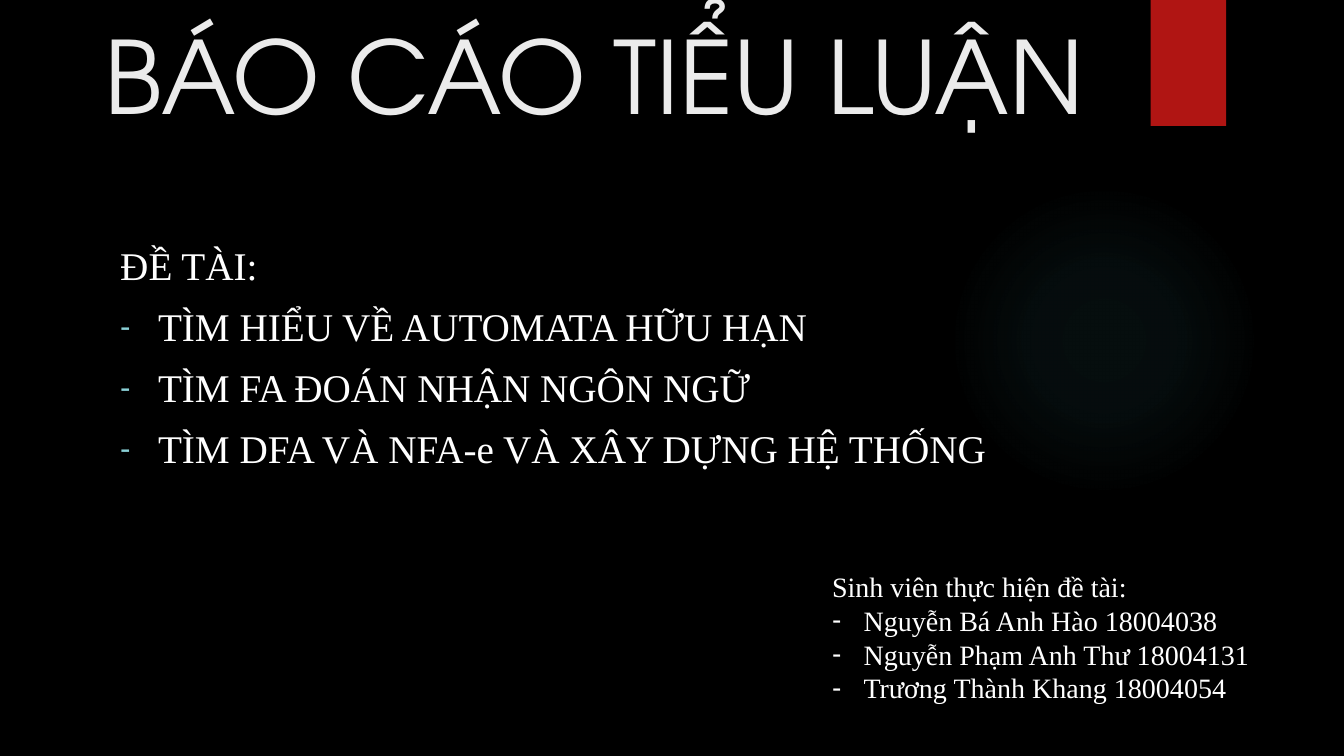
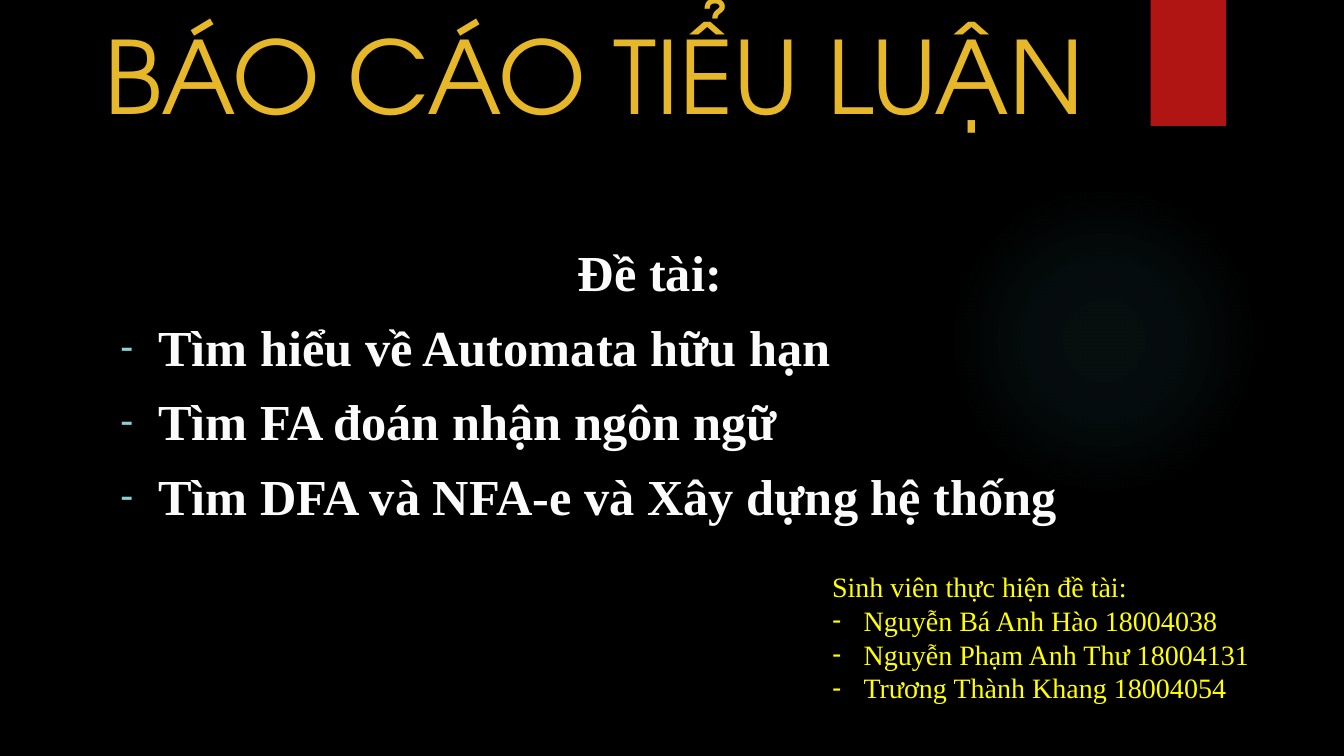
Before and after one commit to bahao113/TieuLuanNNHTvaTinhToan, a slide deck: slide 1 of bao cao.pptx. Drawn at 1344x756 pixels with LibreOffice and Linux fonts; fonts in the diff are those of the drawing; background and template pictures are left out. Boxes give left, top, right and bottom in pixels: in the first picture for what was removed or moved away, otherwise in the second. Text is boxed around its words. In the diff, an @@ line names an element or a change of style, - is before the commit and + after.

```diff
--- a/bao cao.pptx
+++ b/bao cao.pptx
@@ title "BÁO CÁO TIỂU LUẬN" at (x1=105, y1=10, x2=1084, y2=133): text colour #EBEBEB to #E6B729, letter outline none to #F0D47F 0 pt @@
@@ subtitle at (x1=158, y1=254, x2=1057, y2=525): text changed; size 28 to 36 pt; text colour #FFFFFF to pattern #EBEBEB on #FBFBFB; bold on @@
-ĐỀ TÀI:
-– TÌM HIỂU VỀ AUTOMATA HỮU HẠN
-– TÌM FA ĐOÁN NHẬN NGÔN NGỮ
-– TÌM DFA VÀ NFA-e VÀ XÂY DỰNG HỆ THỐNG
+Đề tài:
+– Tìm hiểu về Automata hữu hạn
+– Tìm FA đoán nhận ngôn ngữ
+– Tìm DFA và NFA-e và Xây dựng hệ thống
@@ text "Sinh viên thực hiện đề ..." at (x1=832, y1=576, x2=1249, y2=704): text colour #FFFFFF to #FFFF00 @@
```
Also in this commit, not shown: 8 other slides changed, 11 slides added, 1 slide removed.
